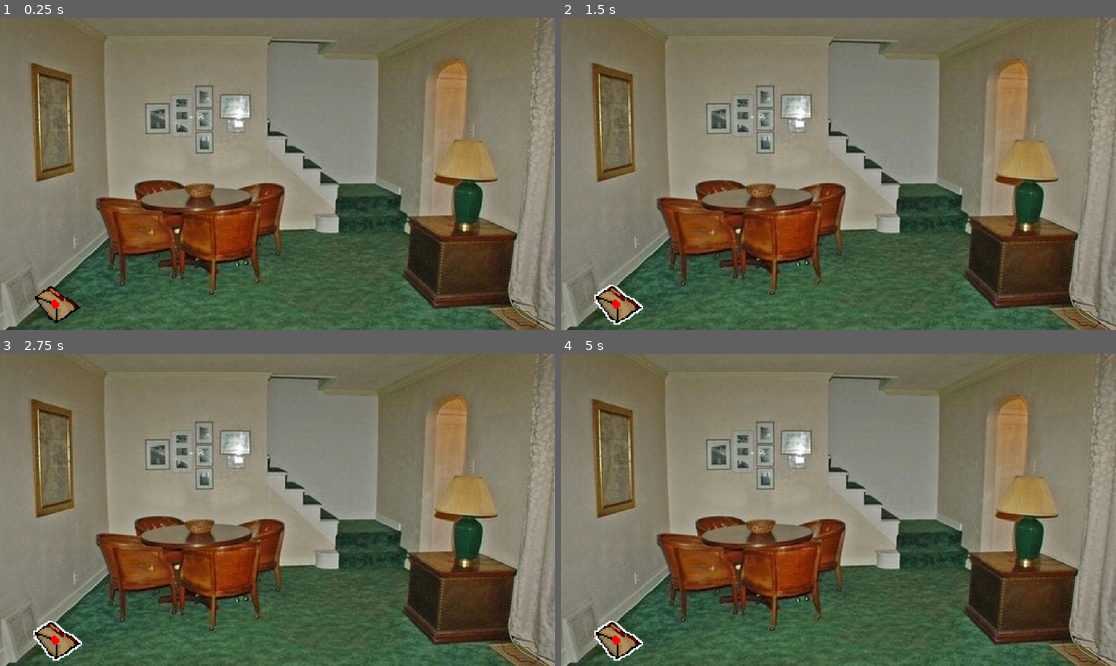
Above: before the commit, frames 1-4 (two rows, left to right).
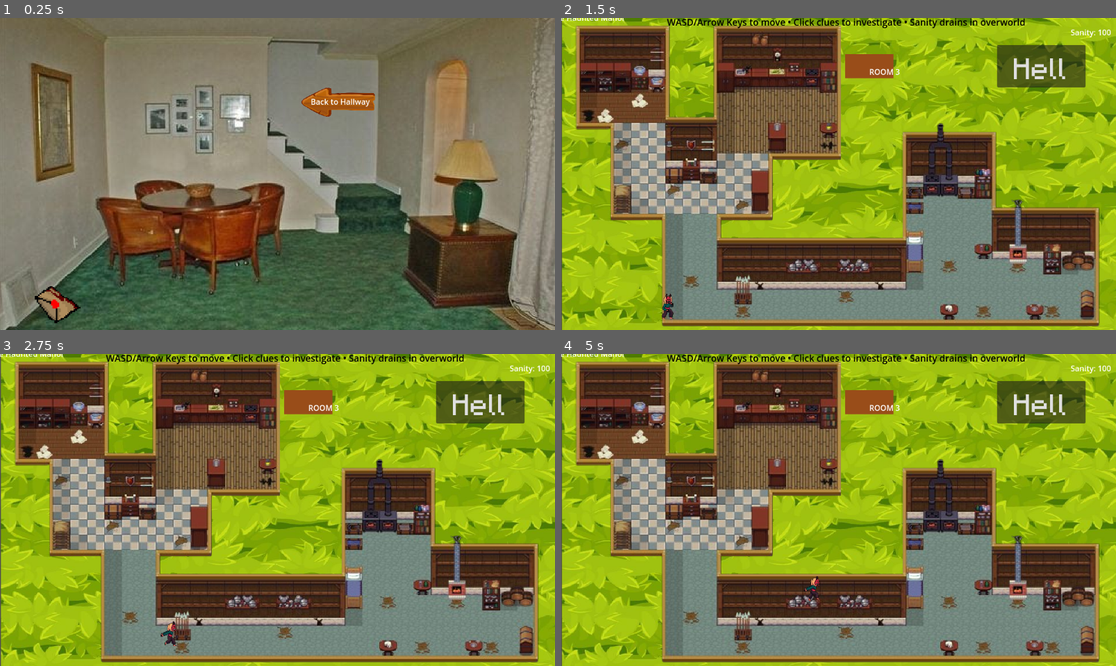
Above: after the commit, the same moments.

Repository: ShauryaVatsal/DaydreamGamejam
Game: Godot game, scene res://scenes/LivingRoom.tscn
The game is run twice, just before and just after one commit, with the same random seed, the same clock (stepped at 60 frames per second) and the same inputs. This scene is started directly instead of the project's main scene.
Inputs (mouse positions are in pixels of both pictures, inside the frame that each line leads up to):
- Up to frame 1 (0.25 s): no input
- Up to frame 2 (1.5 s): click (899, 102) at 0.5 s, where only the run after the commit has a clickable "Back to Hallway"; click (616, 301) at 1.27 s
- Up to frame 3 (2.75 s): tap Enter at 2 s; hold Right (Right) from 2.03 s (still down); tap Up (Jump) at 2.27 s
- Up to frame 4 (5 s): release Right (Right) at 2.78 s; hold Down (Down) 2.78-3.53 s; tap Up (Jump) at 3.02, 4.52 s; hold Right (Right) 3.53-4.28 s; hold W from 4.28 s (still down)

The runs differ from the first frame. In frame 1, 0.8% of the frame differs, in the area x 54-68%, y 22-32%; in frame 2, 97%; in frame 3, 97%; in frame 4, 97%, in the area x 0-100%, y 0-100%.

Commit message:
added back to main

Diff:
--- a/scenes/LivingRoom.tscn
+++ b/scenes/LivingRoom.tscn
@@ -7,7 +7,9 @@
 [ext_resource type="Script" uid="uid://ddljnyqv8d1tk" path="res://scripts/letter.gd" id="5_aalc5"]
 [ext_resource type="FontFile" uid="uid://bj50db75v5c4b" path="res://assets/pixelfont.ttf" id="6_ae7nm"]
 [ext_resource type="Texture2D" uid="uid://7yt26l7hgs6u" path="res://assets/cancel.png" id="7_8dded"]
-[ext_resource type="Script" uid="uid://cqlbqrdlgl1qe" path="res://scripts/sanity_ui.gd" id="8_v178v"]
+[ext_resource type="Script" path="res://scripts/sanity_ui.gd" id="8_v178v"]
+[ext_resource type="Texture2D" uid="uid://ktmor7ygmvx" path="res://assets/wooden-arrow-sign-cartoon-style-isolated-white-background-game-element-vector-cartoon-illustration_273525-1896-Photoroom.png" id="9_aalc5"]
+[ext_resource type="Texture2D" uid="uid://dc4qsf6gimkuj" path="res://assets/withboarder.png.png" id="10_2iox7"]
 
 [sub_resource type="CompressedTexture2D" id="CompressedTexture2D_2iox7"]
 load_path = "res://.godot/imported/Envelope.png-1cc493d78e0ae5245b909e0a25cfdb7b.ctex"
@@ -80,5 +82,26 @@
 stretch_mode = 0
 metadata/_edit_use_anchors_ = true
 
+[node name="backtohall1" type="TextureButton" parent="Interactables"]
+offset_left = 608.0
+offset_top = 99.0
+offset_right = 796.0
+offset_bottom = 251.0
+texture_normal = ExtResource("9_aalc5")
+texture_hover = ExtResource("10_2iox7")
+ignore_texture_size = true
+stretch_mode = 0
+
+[node name="Label" type="Label" parent="Interactables/backtohall1"]
+layout_mode = 0
+offset_left = 37.0
+offset_top = 63.0
+offset_right = 160.0
+offset_bottom = 86.0
+text = "Back to Hallway"
+
 [node name="CanvasModulate" type="CanvasModulate" parent="."]
 script = ExtResource("8_v178v")
+
+[connection signal="pressed" from="Interactables/backtohall1" to="Interactables" method="_on_backtohall_1_pressed"]
+[connection signal="pressed" from="Interactables/backtohall1" to="Interactables/backtohall1" method="_on_pressed"]
--- /dev/null
+++ b/scripts/backtohall_1.gd
@@ -0,0 +1 @@
+extends TextureButton
--- a/scripts/interactables.gd
+++ b/scripts/interactables.gd
@@ -4,4 +4,7 @@
 @onready var letter = $Letter
 
 func _ready():
-		envelope.pressed.connect(letter._on_button_pressed)
+	envelope.pressed.connect(letter._on_button_pressed)
+
+func _on_backtohall_1_pressed() -> void:
+	get_tree().change_scene_to_file("res://scenes/MainGame.tscn")
Binary file added: assets/withboarder.png.png
Not shown, added: assets/withboarder.png.png.import
Binary file added: assets/wooden-arrow-sign-cartoon-style-isolated-white-background-game-element-vector-cartoon-illustration_273525-1896-Photoroom.png
Not shown, added: assets/wooden-arrow-sign-cartoon-style-isolated-white-background-game-element-vector-cartoon-illustration_273525-1896-Photoroom.png.import
Not shown: 1 places in scenes/LivingRoom.tscn that only renumber resources
Not shown, added: scripts/backtohall_1.gd.uid
Not shown, changed: .DS_Store
